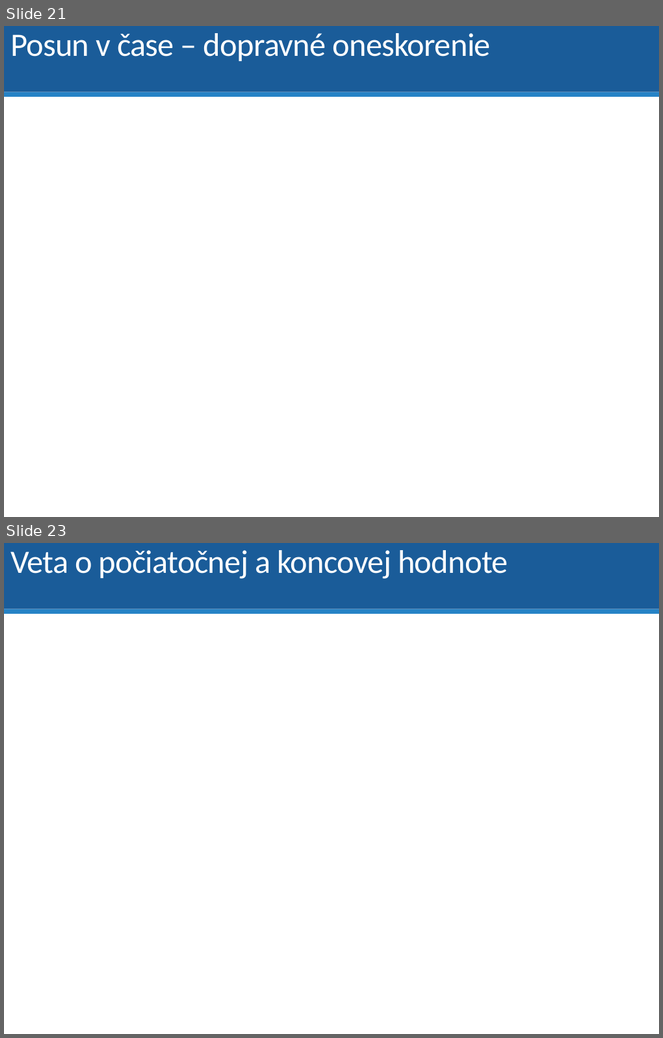
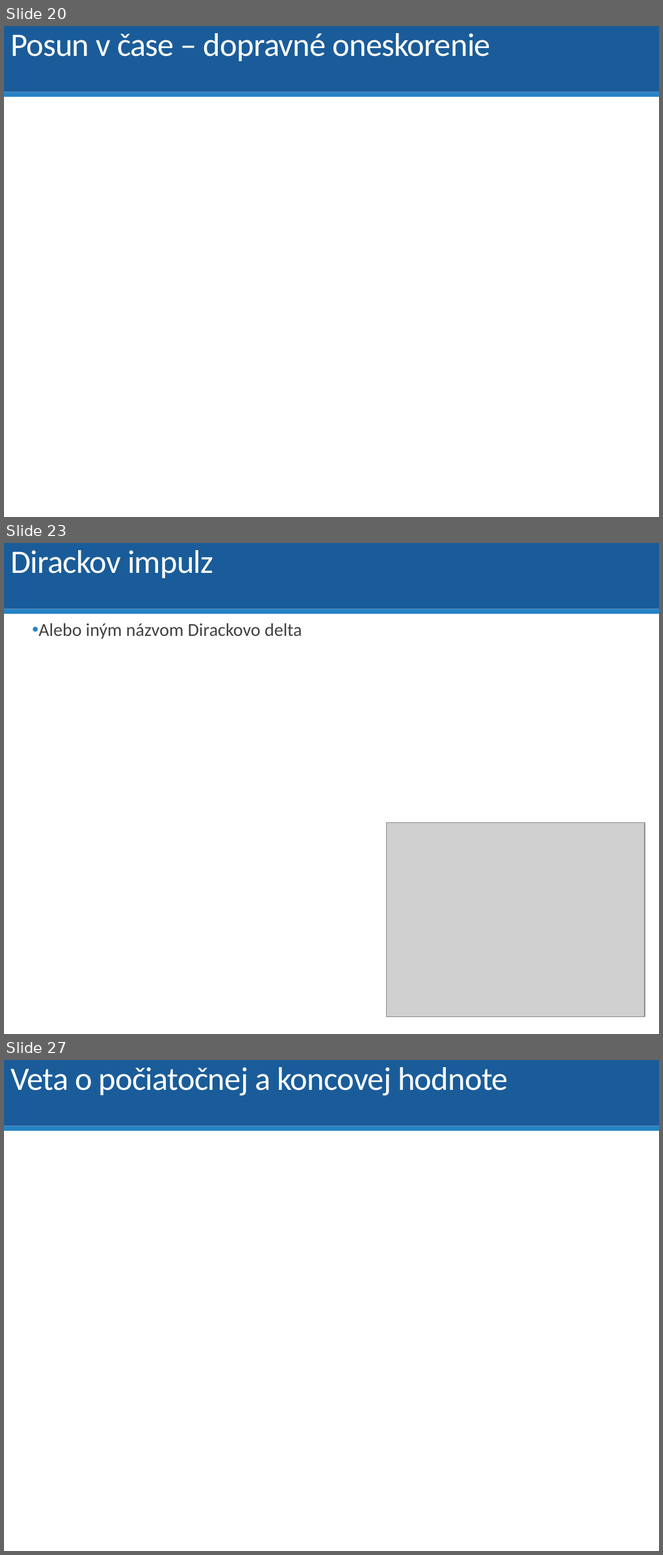
Before and after one commit to dodekm/TeamProjektKybernetika, a slide deck: Nove prednasky/P01_dynamika_dif_rovnice_LPT_prenosova_funkcia_modelovanie.pptx. Shown one above the other, each under a label of ours: slides 21 and 23 before the commit, slides 20, 23 and 27 after it; the slides between them are not shown. The pictures are 663x1038 and 663x1555 pixels, drawn with LibreOffice and Linux fonts; fonts in the diff are those of the drawing; grey boxes stand for pictures. Boxes give left, top, right and bottom in pixels: in the first picture for what was removed or moved away, otherwise in the second. Text is boxed around its words. In the diff, an @@ line names an element or a change of style, - is before the commit and + after.

```diff
--- a/Nove prednasky/P01_dynamika_dif_rovnice_LPT_prenosova_funkcia_modelovanie.pptx
+++ b/Nove prednasky/P01_dynamika_dif_rovnice_LPT_prenosova_funkcia_modelovanie.pptx
@@ slide 23 added at bbox=[4, 543, 659, 1034], background #FFFFFF; not listed: 2 template elements that a slide beside it also shows @@
@@ title added at bbox=[10, 550, 214, 578], 36 pt, text #FFFFFF @@
+Dirackov impulz
@@ text added at bbox=[38, 623, 302, 639], 20 pt, text #404040 @@
+• Alebo iným názvom Dirackovo delta
@@ picture added at bbox=[387, 823, 645, 1017] @@
@@ what was slide 21 is now slide 20 @@
@@ what was slide 23 is now slide 27 @@
```
Also in this commit, not shown: 1 slide changed, 8 other slides added, 1 slide removed.
